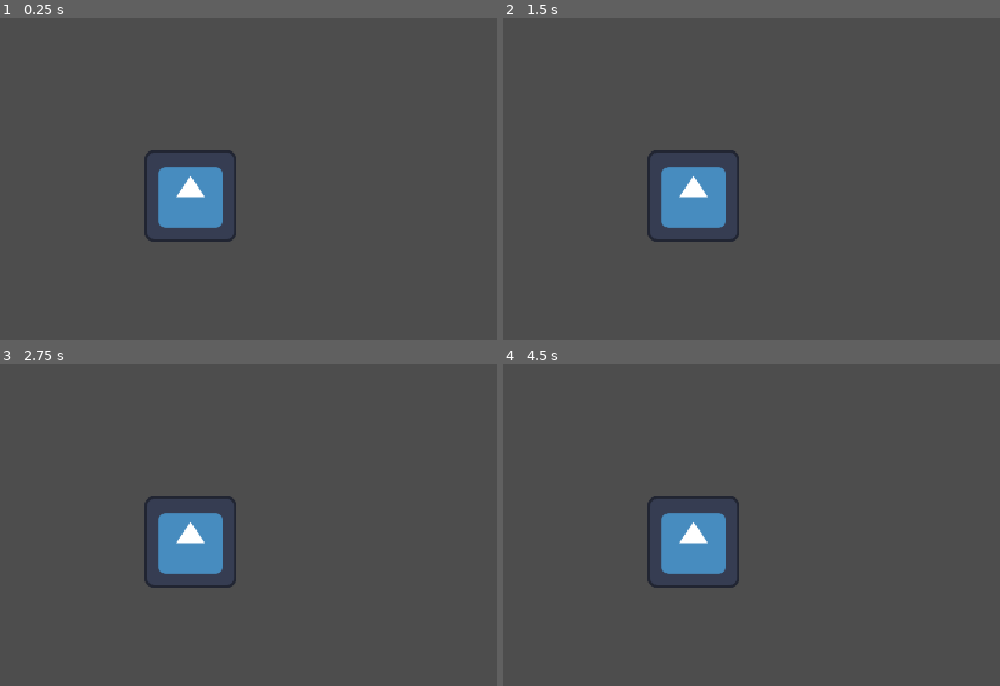
Above: before the commit, frames 1-4 (two rows, left to right).
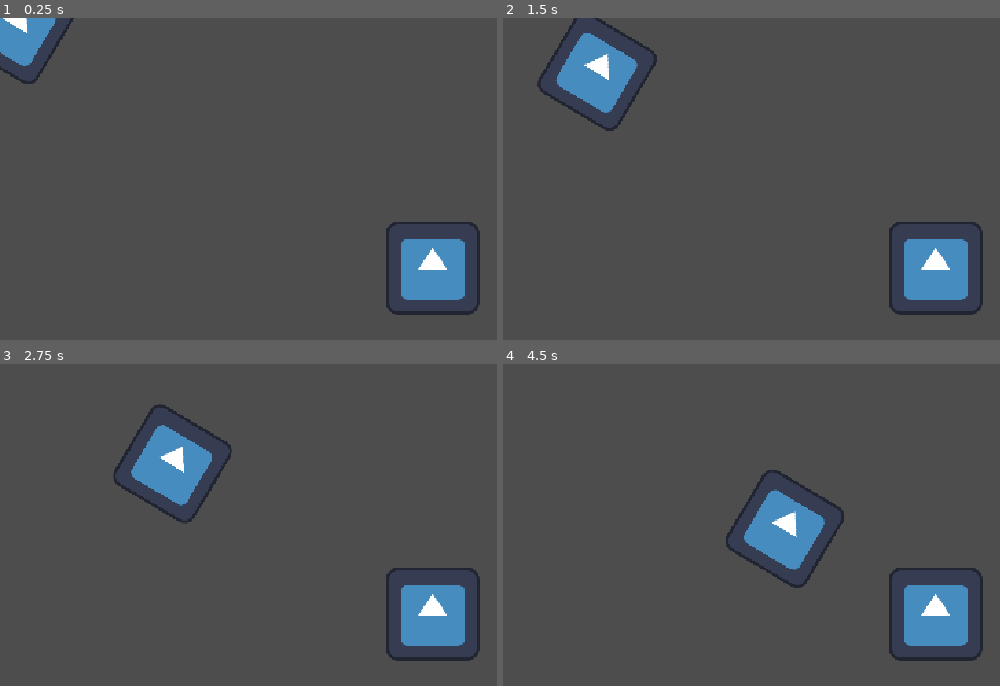
Above: after the commit, the same moments.

Repository: AJISGit/Ludum-Dare-60-Game
Game: Godot game, scene res://scenes/main_scene.tscn
Same seed, same stepped clock (60 frames per second), same inputs: the game is played once before the commit and once after it. The engine's default icon, where the game draws it, is replaced by a stand-in: a white triangle on a blue panel in a dark square.
Inputs:
- Up to frame 1 (0.25 s): no input
- Up to frame 2 (1.5 s): no input
- Up to frame 3 (2.75 s): no input
- Up to frame 4 (4.5 s): no input

The runs differ from the first frame. In frame 1, 7.5% of the frame differs, in the area x 0-97%, y 0-93%; in frame 2, 9.2%, in the area x 6-97%, y 0-93%; in frame 3, 9.0%; in frame 4, 9.2%.

Commit message:
Add a fun test enemy

Diff:
--- a/project.godot
+++ b/project.godot
@@ -30,6 +30,7 @@
 
 [rendering]
 
+textures/canvas_textures/default_texture_filter=0
 rendering_device/driver.windows="d3d12"
 renderer/rendering_method="gl_compatibility"
 renderer/rendering_method.mobile="gl_compatibility"
--- a/scenes/game.tscn
+++ b/scenes/game.tscn
@@ -3,11 +3,10 @@
 [ext_resource type="Script" uid="uid://dk0bdgg7d0dbd" path="res://scripts/submarinedata.gd" id="1_uwrxv"]
 [ext_resource type="Resource" uid="uid://bylj8d6utmc73" path="res://resources/sonar_sys.tres" id="2_gee14"]
 [ext_resource type="Resource" uid="uid://ewinr1uvbhil" path="res://resources/engine_sys.tres" id="3_0tnpc"]
-[ext_resource type="Texture2D" uid="uid://svfcp6cv4r2s" path="res://icon.svg" id="3_lbhrr"]
-[ext_resource type="Script" uid="uid://64t4xu0oowwh" path="res://scripts/subsystemvisual.gd" id="4_iywne"]
 [ext_resource type="Resource" uid="uid://bjj1gp7ajbkw" path="res://resources/flare_sys.tres" id="4_vtaks"]
 [ext_resource type="Resource" uid="uid://uepsc2ambpnu" path="res://resources/torpedo_sys.tres" id="5_kvpfn"]
 [ext_resource type="Resource" uid="uid://drfjl0siuf1j7" path="res://resources/oxygen_sys.tres" id="6_dinhu"]
+[ext_resource type="PackedScene" uid="uid://end0kh1yue57" path="res://scenes/game_world.tscn" id="7_u5sy4"]
 
 [node name="Game" type="Node2D" unique_id=1595279973]
 
@@ -20,9 +19,4 @@
 oxygen_system = ExtResource("6_dinhu")
 metadata/_custom_type_script = "uid://dk0bdgg7d0dbd"
 
-[node name="SubsystemVisual" type="Sprite2D" parent="." unique_id=798652237 node_paths=PackedStringArray("sub_data")]
-position = Vector2(262, 245)
-texture = ExtResource("3_lbhrr")
-script = ExtResource("4_iywne")
-sub_data = NodePath("../SubmarineData")
-metadata/_custom_type_script = "uid://64t4xu0oowwh"
+[node name="GameWorld" parent="." unique_id=425142831 instance=ExtResource("7_u5sy4")]
--- /dev/null
+++ b/scenes/game_world.tscn
@@ -0,0 +1,38 @@
+[gd_scene format=3 uid="uid://end0kh1yue57"]
+
+[ext_resource type="Script" uid="uid://df5oloh41sf3p" path="res://scripts/world.gd" id="1_0biqy"]
+[ext_resource type="Script" uid="uid://basucvdev4q1f" path="res://scripts/physicalsub.gd" id="2_47u71"]
+[ext_resource type="Texture2D" uid="uid://svfcp6cv4r2s" path="res://icon.svg" id="3_0vfqx"]
+[ext_resource type="Script" uid="uid://dvbfvmymtb82t" path="res://scripts/enemy.gd" id="4_wbbl4"]
+
+[sub_resource type="RectangleShape2D" id="RectangleShape2D_5tn8i"]
+size = Vector2(222, 94)
+
+[sub_resource type="RectangleShape2D" id="RectangleShape2D_l2n43"]
+
+[node name="GameWorld" type="Node2D" unique_id=425142831]
+script = ExtResource("1_0biqy")
+
+[node name="PhysicalSub" type="Area2D" parent="." unique_id=1067888390]
+unique_name_in_owner = true
+position = Vector2(591, 351)
+script = ExtResource("2_47u71")
+metadata/_custom_type_script = "uid://basucvdev4q1f"
+
+[node name="CollisionShape2D" type="CollisionShape2D" parent="PhysicalSub" unique_id=1993061094]
+shape = SubResource("RectangleShape2D_5tn8i")
+
+[node name="Icon" type="Sprite2D" parent="PhysicalSub" unique_id=1666344077]
+position = Vector2(4, -7)
+texture = ExtResource("3_0vfqx")
+
+[node name="Enemy" type="Area2D" parent="." unique_id=902810729]
+script = ExtResource("4_wbbl4")
+metadata/_custom_type_script = "uid://dvbfvmymtb82t"
+
+[node name="Icon" type="Sprite2D" parent="Enemy" unique_id=761281565]
+position = Vector2(-1, -3)
+texture = ExtResource("3_0vfqx")
+
+[node name="CollisionShape2D" type="CollisionShape2D" parent="Enemy" unique_id=564919062]
+shape = SubResource("RectangleShape2D_l2n43")
--- /dev/null
+++ b/scripts/enemy.gd
@@ -0,0 +1,11 @@
+class_name Enemy
+extends Area2D
+
+
+@onready var physical_sub: PhysicalSub = %PhysicalSub
+
+
+func _physics_process(delta: float) -> void:
+	print("Yahoo")
+	look_at(physical_sub.position)
+	position += Vector2(1.0, 0.0).rotated(rotation) * 100.0 * delta
--- /dev/null
+++ b/scripts/physicalsub.gd
@@ -0,0 +1,9 @@
+class_name PhysicalSub
+extends Area2D
+
+
+@export var sub_data: SubmarineData
+
+
+func _ready() -> void:
+	print("Hey")
--- /dev/null
+++ b/scripts/world.gd
@@ -0,0 +1,15 @@
+class_name GameWorld
+extends Node2D
+
+
+@export var sub_data: SubmarineData
+var physical_sub
+
+
+func _ready() -> void:
+	physical_sub = $PhysicalSub
+
+	print(get_child_count())
+	physical_sub = get_node("./PhysicalSub")
+	print(physical_sub)
+	physical_sub.sub_data = sub_data
Not shown, added: scripts/enemy.gd.uid
Not shown, added: scripts/physicalsub.gd.uid
Not shown, added: scripts/world.gd.uid
